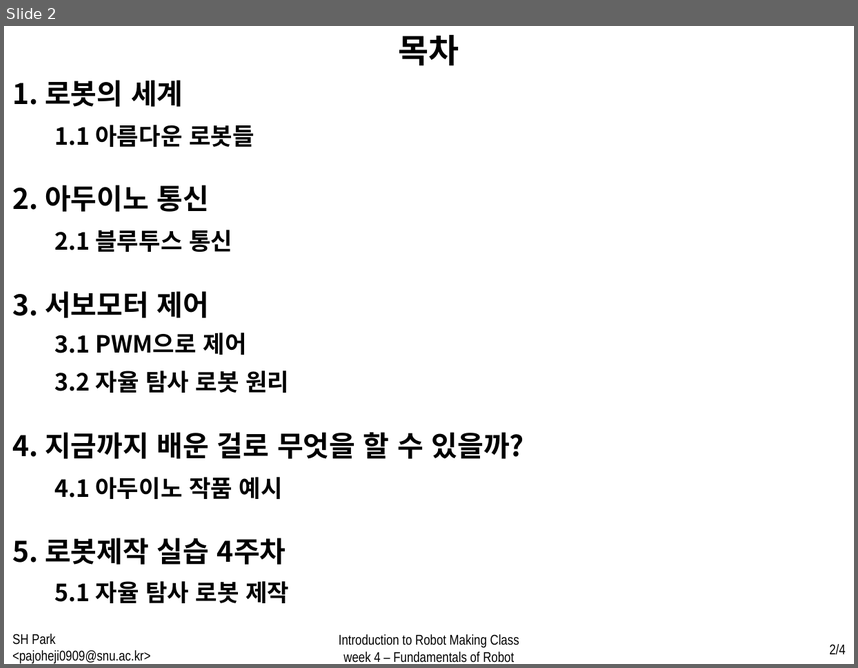
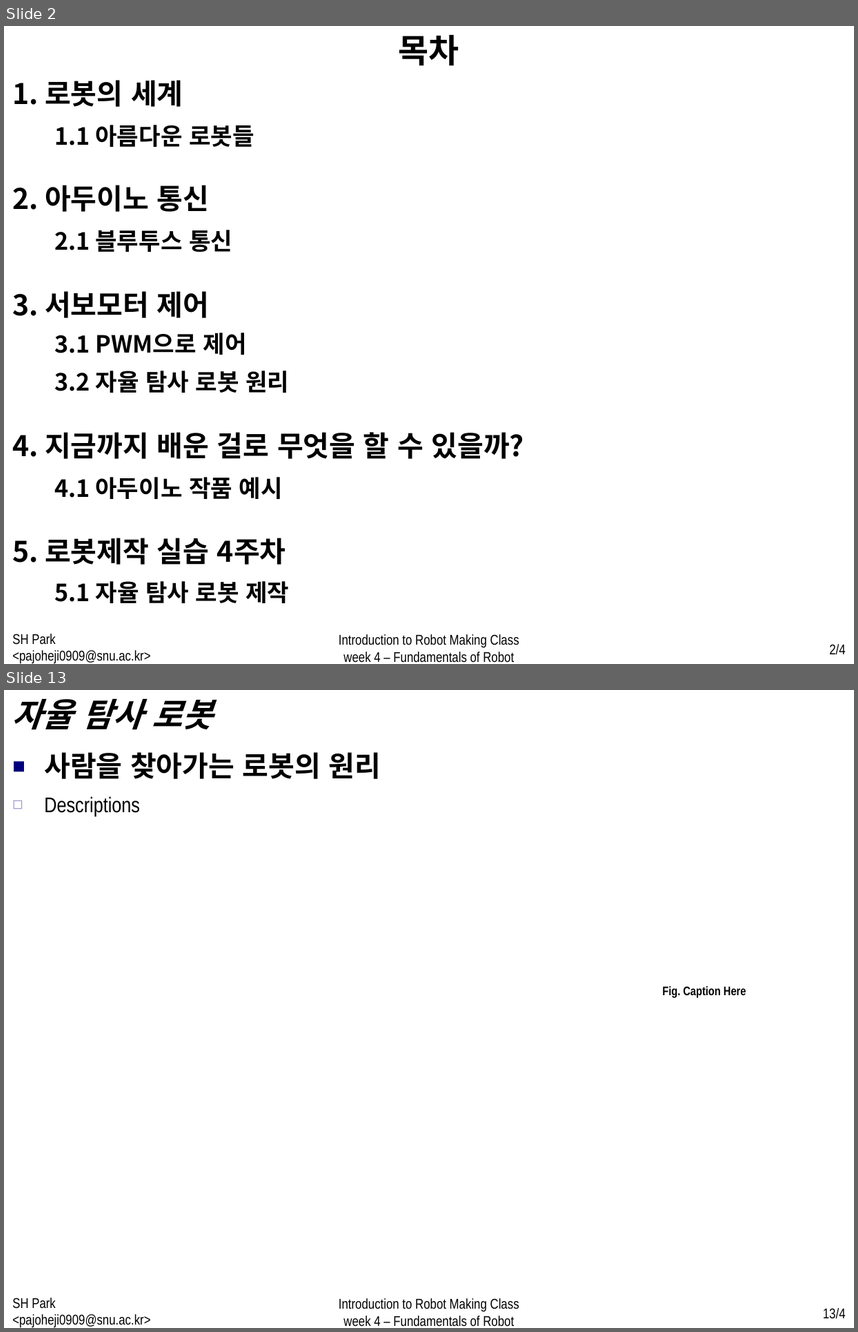
Before and after one commit to WhenTheyCry96/RobotTutorial, a slide deck: PPT/week4.pptx. Shown one above the other, each under a label of ours: slide 2 before the commit, slides 2 and 13 after it; the slides between them are not shown. The pictures are 858x668 and 858x1332 pixels, drawn with LibreOffice and Linux fonts; fonts in the diff are those of the drawing. Boxes give left, top, right and bottom in pixels: in the first picture for what was removed or moved away, otherwise in the second. Text is boxed around its words. In the diff, an @@ line names an element or a change of style, - is before the commit and + after.

```diff
--- a/PPT/week4.pptx
+++ b/PPT/week4.pptx
@@ slide 13 added at [4,690,854,1328], background #FFFFFF @@
@@ text added at [12,699,213,730], 28 pt, text #000000, bold, italic @@
+자율 탐사 로봇
@@ text added at [44,752,381,779], 24 pt, text #000000, bold @@
+■ 사람을 찾아가는 로봇의 원리
@@ text added at [44,796,140,816], 18 pt, text #000000 @@
+  ◻ Descriptions
@@ text added at [662,986,746,998], 10.5 pt, text #000000, bold @@
+Fig. Caption Here
@@ text added at [12,1297,150,1328], 12 pt, text #000000 @@
+SH Park <pajoheji0909@snu.ac.kr>
@@ text added at [339,1298,519,1326], 12 pt, text #000000 @@
+Introduction to Robot Making Class
+week 4 – Fundamentals of Robot
@@ page number added at [823,1308,846,1319], 12 pt, text #000000 @@
+13/4
```
Also in this commit, not shown: 1 slide changed, 14 other slides added.
